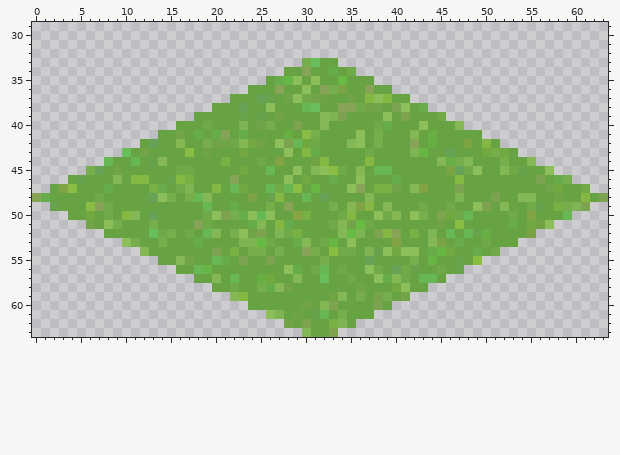
Two versions of one pixel-art sprite, assets/floor-grass.png. Above is the file before it was changed.
The file is 64x64 pixels. Colours within 5 levels of each other are drawn and written as one. Shown: x 0..63, y 29..63.
The result:
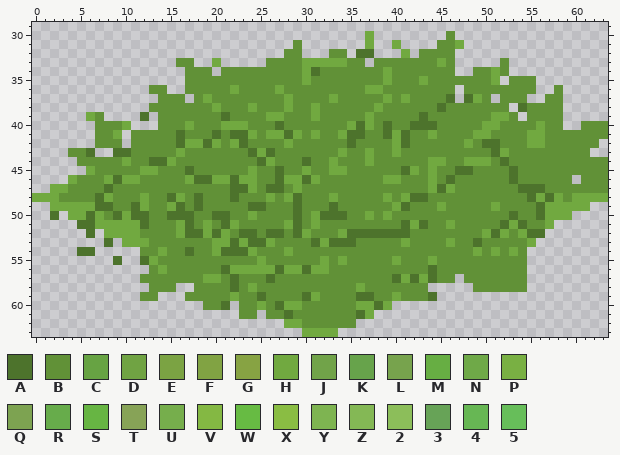
Palette (. is transparent): A #4d732c  B #619137  C #67a343  D #70a343  E #7ba343  F #81a343  G #87a343  H #71a940  J #71a349  K #67a34b  L #77a34d  M #67ae43  N #6fa948  P #79b043  Q #7da351  R #67ac4b  S #67b543  T #87a357  U #76ae4c  V #84b843  W #67bb43  X #8abd43  Y #7eb451  Z #84b855  2 #8cbe5a  3 #67a357  4 #67b754  5 #67be5a
The exact change:
Changed rows in their new state; - is an unchanged pixel.
first column x 0:
30 -------------------------------------H--------B-----------------
31 -----------------------------B-------H--H----BBH----------------
32 ----------------------------BB---BB-AA---H-BBBB-----------------
33 ----------------BB--H-----BBBBHHHHHBB-BBBBBBBHB-----B-----------
34 -----------------BBB-BBBBBBBBBHABBBBBBBHBBBBBBB--BBHB-----------
35 -----------------BBBBBBBBBBBBBHBBBBBBBBHBBBHBBBBBBBH-BBB--------
36 -------------BB--BBBBBHBBBBHBBBBBBBBBHHBBBBBBBB-BBBBBBBB--B-----
37 --------------BBB-BHBBBBBBBBHBBBBHBBBBBHBHBBBBA-AHB-BBB--BB-----
38 -------------BBBBBBBHBBBHBBBHBBHBBBBBBHBBBBBBABBBBBBB-ABBBB-----
39 ------HB----A-BBBBBBBABBBBHHBBBHBBBBBHBBBBBABBBBBBBHHB-BBBB-----
40 -------BBBH---BBBHBBBHHHBBBABBBBBBBHAHBABBAAABBBBBHHBBBBHBB--BBB
41 -------BBH-BBBBBABBBABAAHBHHAHBHBBHAABBAHABBHBBBBHHBBBBHHBBBBBBB
42 -------BBB-BBBBBAHHAHBHABBBBHBBBBBBABBBBHABBBBBBHBAABBBHHBBBBBB-
43 ----BBA--AABBBBBHBBBBBBBAHABBBBBBBHBBHBBHBBBBBBBBBBA-BBBBBBBBB--
44 -----BBBBBHBBAAHBBBBBBBBBAHBBBABBHBBBHBBBBBBHHBBHHHBABBBBBBBBBBB
45 ------HBBBBBHHBBBABBBBBBHBBABBHBBHHBBBBBBAHBHBBAABBBBABBBBBBBBBB
46 ----HBBBHAHHBBBBBHAAHHAHHBBAHHAHBBBBBBBHHBBBHBABBBBBBABBBBBB-BBB
47 --HHBBBBABBBBBBBBBBBBBAAHBAABHBBBBBBBBBBBBBBHAHBBBBBBBAAABBBBBBB
48 HHHBBBBAHBBBHBBAHBABBBABBBHBHABBBHBBBBBHBHAABBBBBBBBBBBAHAHBHHHH
49 --HHHHHAABBAHBBHABABBBBBAABBBABBBABBBBBBHABBBHBBBBBHBBBBAHHHHH--
50 --A-HHAHBAHAABBAAABBAABBHBBBBABHAAABBHBHBBBBBBBBBBBBBABBAHHH----
51 -----AAHHHHHABBBHABHBAHBBBBBHABHBBBBBBBBBAHABBHBBBBBAHABBH------
52 ------A-HHHHBBBBHAAHAHBAABAABAHBBBHAAAAAAABBBBBBBBHAHBHAA-------
53 --------A-HHHBBBBBBBHHAHAAHBBBBAHAAABBBBBHBBBBHBBABBBBBH--------
54 -----AA-----BBHBBABBHAAAHBBBHBBBBBBBBBBBBBBBBBBBBHBHBHB---------
55 ---------A--AHBBBBBBBBBBBHBBBBBBHBHBBBBBHBBBHBBBBBBBBBB---------
56 -------------BHBBBBBBAHHHHHAHHAHHBBBBBBBBBBBABBBBBBBBBB---------
57 ------------BBBBBBBHHBABBBABBBBBBBBBBBBBAHAHABB-BBBBBBB---------
58 -------------BBB--BBBBABHBBBBBBBBBBBHBBBBBBB-----BBBBBB---------
59 ------------BB---BBBBBHBBABBBBAHBBBBAABBHBBBA-------------------
60 -------------------BBA-BBHBAHHBBBBBBHHAH------------------------
61 -----------------------BB-BBABBBBBBBAH--------------------------
62 ----------------------------HHBBBBBB----------------------------
63 ------------------------------HHHH------------------------------
